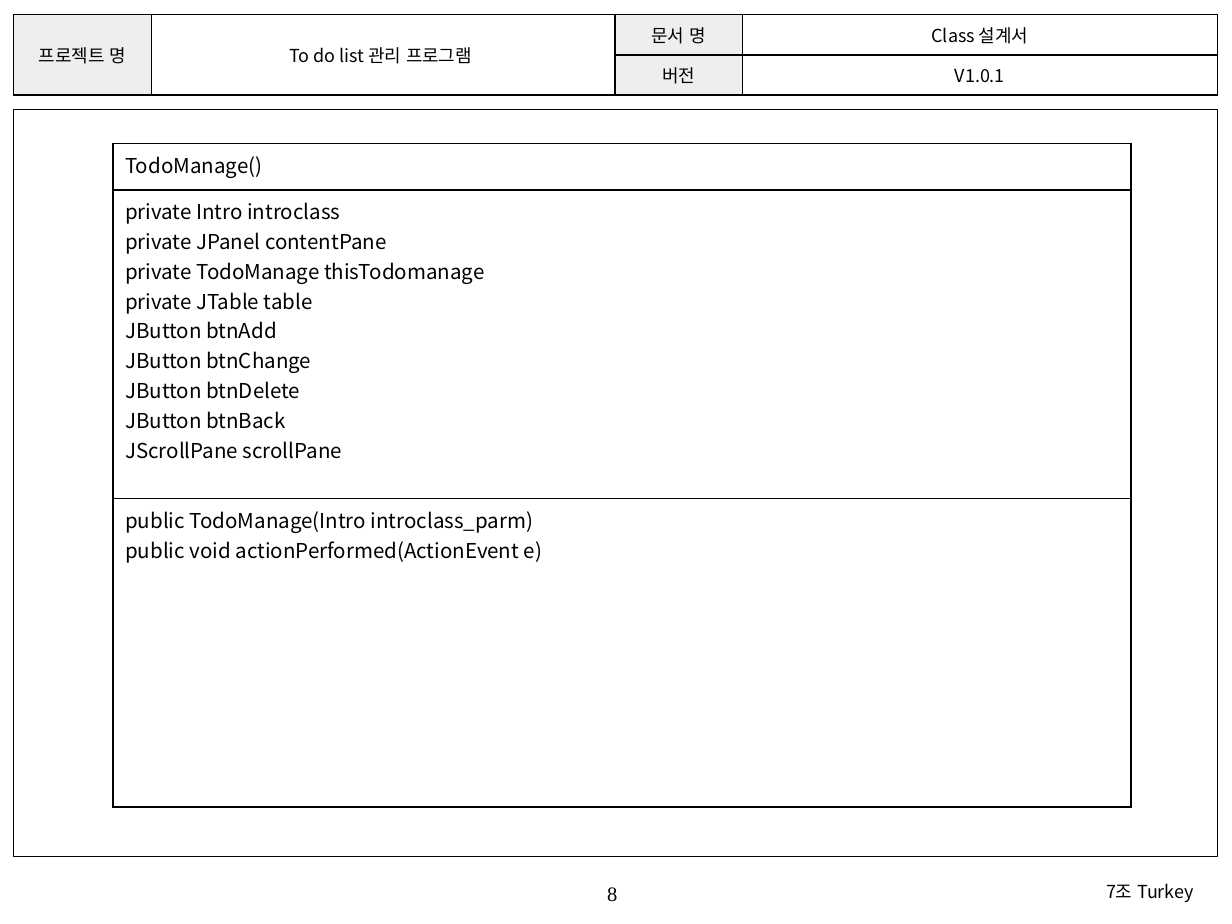
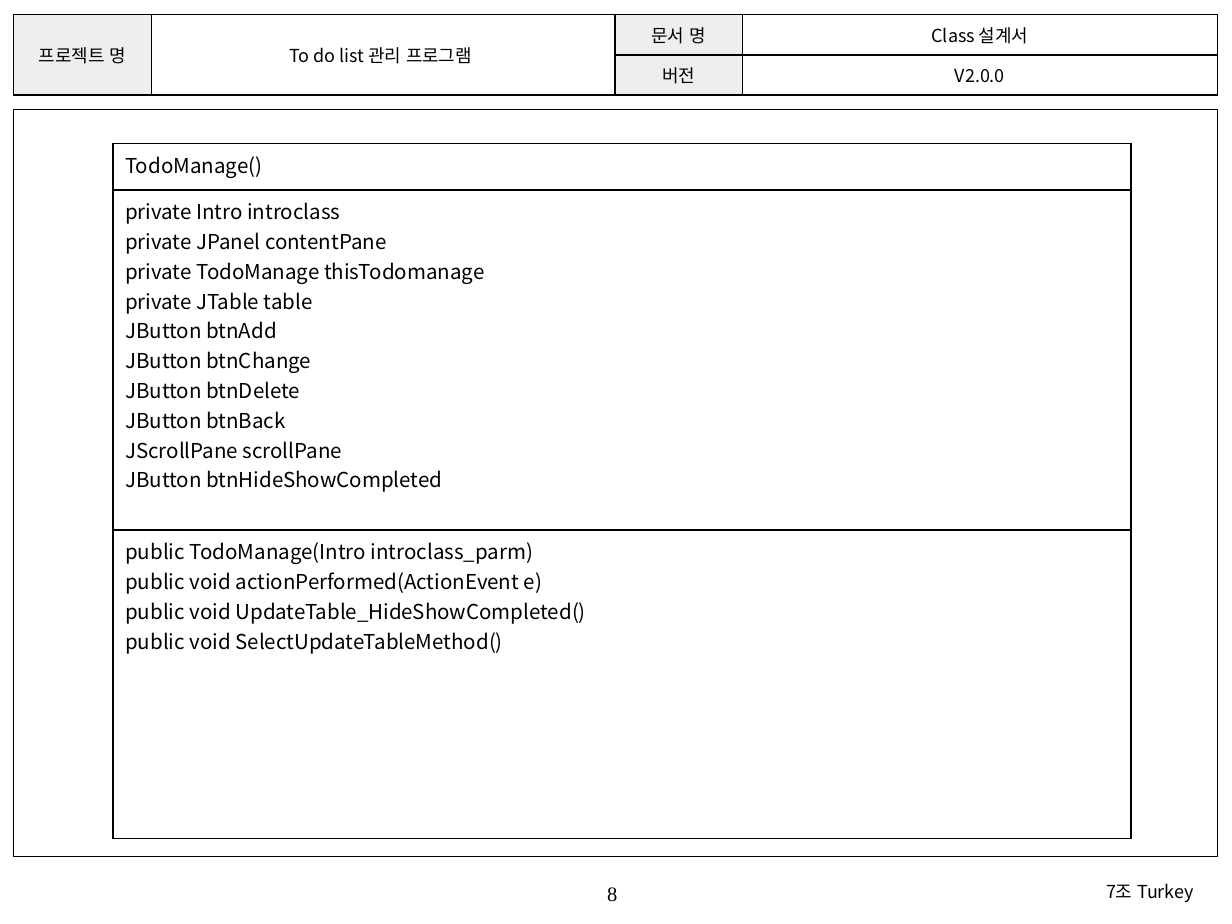
Before and after one commit to SE-admin/7, a slide deck: slide 8 of doc/3_ 설계서/Class Design.pptx. Drawn at 1232x924 pixels with LibreOffice and Linux fonts; fonts in the diff are those of the drawing; background and template pictures are left out. Boxes give left, top, right and bottom in pixels: in the first picture for what was removed or moved away, otherwise in the second. Text is boxed around its words. In the diff, an @@ line names an element or a change of style, - is before the commit and + after.

```diff
--- a/doc/3_ 설계서/Class Design.pptx
+++ b/doc/3_ 설계서/Class Design.pptx
@@ table at box(14, 15, 1217, 95) @@
-row 2, column 4: V1.0.1
+row 2, column 4: V2.0.0
@@ table at box(113, 144, 1131, 807) @@
-row 2, column 1: private Intro introclass / private JPanel contentPane / private TodoManage thisTodomanage / private JTable table / JButton btnAdd / JButton btnChange / JButton btnDelete / JButton btnBack / JScrollPane scrollPane
+row 2, column 1: private Intro introclass / private JPanel contentPane / private TodoManage thisTodomanage / private JTable table / JButton btnAdd / JButton btnChange / JButton btnDelete / JButton btnBack / JScrollPane scrollPane / JButton btnHideShowCompleted
-row 3, column 1: public TodoManage(Intro introclass_parm) / public void actionPerformed(ActionEvent e)
+row 3, column 1: public TodoManage(Intro introclass_parm) / public void actionPerformed(ActionEvent e) / public void UpdateTable_HideShowCompleted() / public void SelectUpdateTableMethod()
```
Also in this commit, not shown: 12 other slides changed.
